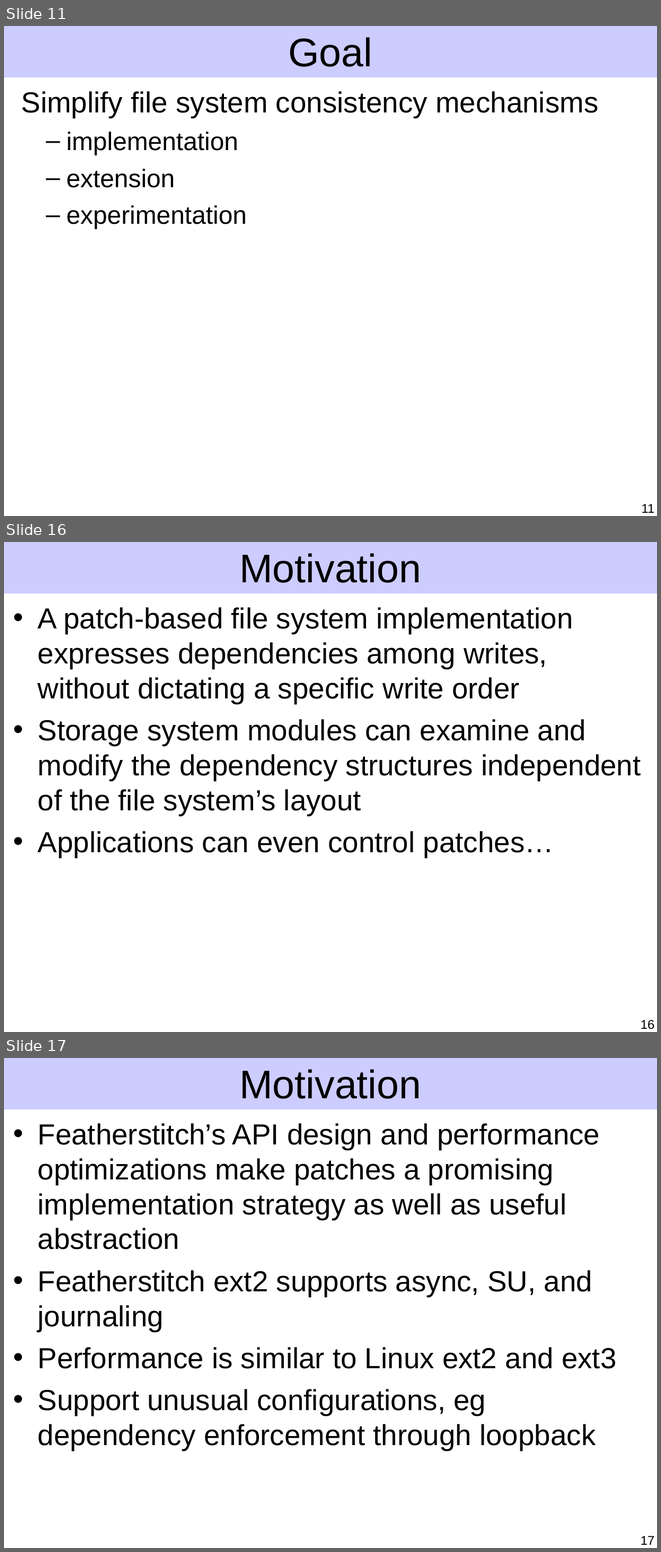
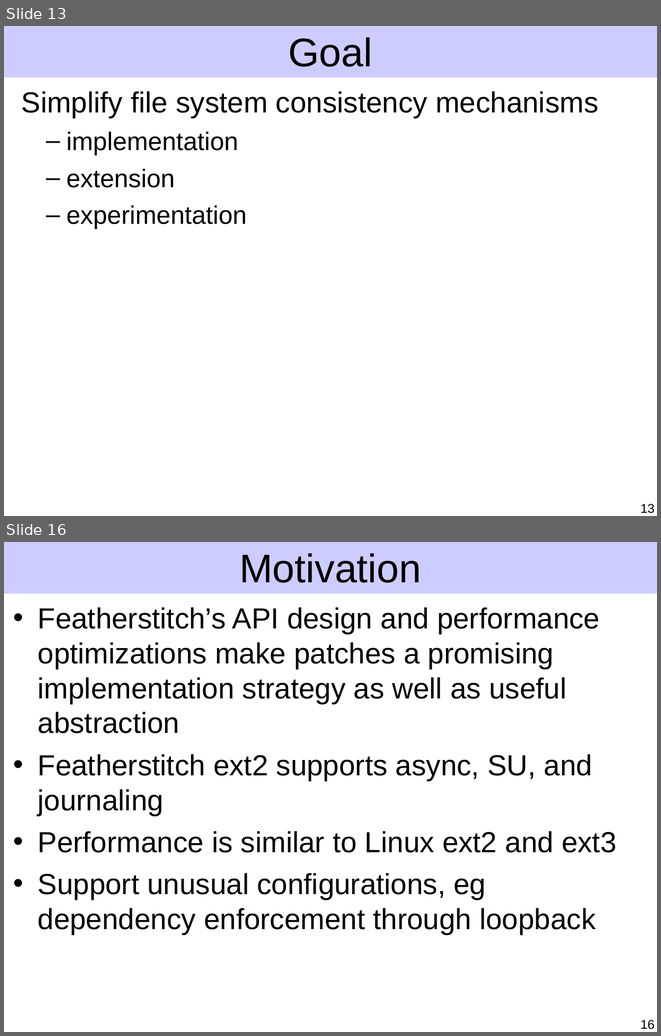
Before and after one commit to ucla-readable/fstitch-doc, a slide deck: sosp/pres.ppt. Shown one above the other, each under a label of ours: slides 11, 16 and 17 before the commit, slides 13 and 16 after it; the slides between them are not shown. The pictures are 661x1552 and 661x1036 pixels, drawn with LibreOffice and Linux fonts; fonts in the diff are those of the drawing. Boxes give left, top, right and bottom in pixels: in the first picture for what was removed or moved away, otherwise in the second. Text is boxed around its words. In the diff, an @@ line names an element or a change of style, - is before the commit and + after.

Commit message:
Checkpoint motivation improvements.

```diff
--- a/sosp/pres.ppt
+++ b/sosp/pres.ppt
@@ slide 16 removed at (4, 542, 657, 1032), background #FFFFFF; not listed: 1 template element that a slide beside it also shows @@
@@ title removed at (239, 553, 421, 583) @@
-Motivation
@@ text removed at (38, 607, 641, 857) @@
-• A patch-based file system implementation expresses dependencies among writes, without dictating a specific write order
-• Storage system modules can examine and modify the dependency structures independent of the file system’s layout
-• Applications can even control patches…
@@ page number removed at (641, 1020, 655, 1029) @@
-16
@@ what was slide 11 is now slide 13 @@
@@ page number at (641, 504, 655, 513): text changed @@
-11
+13
@@ what was slide 17 is now slide 16 @@
@@ page number at (641, 1020, 655, 1029): text changed @@
-17
+16
```
Also in this commit, not shown: 10 slides changed, 2 slides added, 3 other slides removed.
